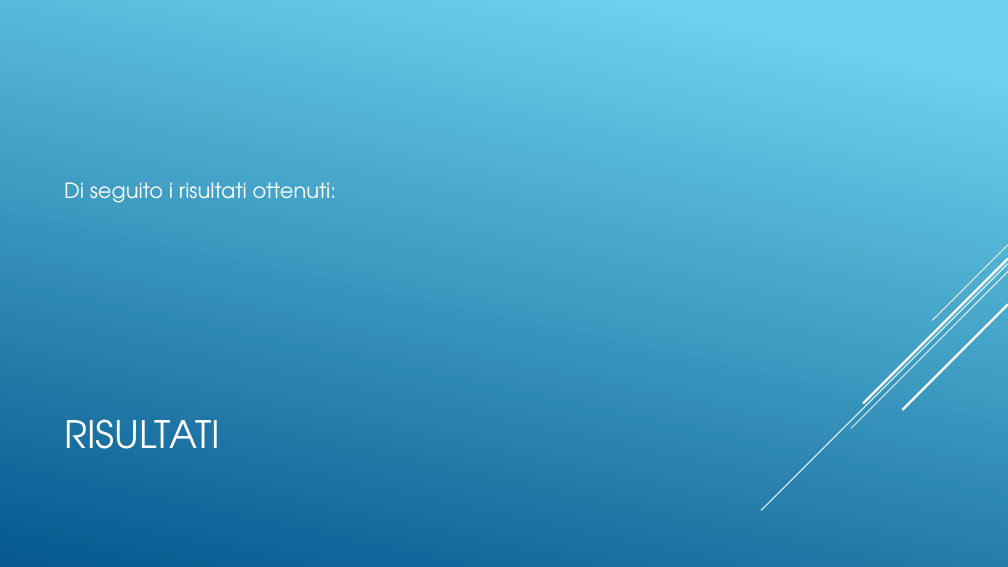
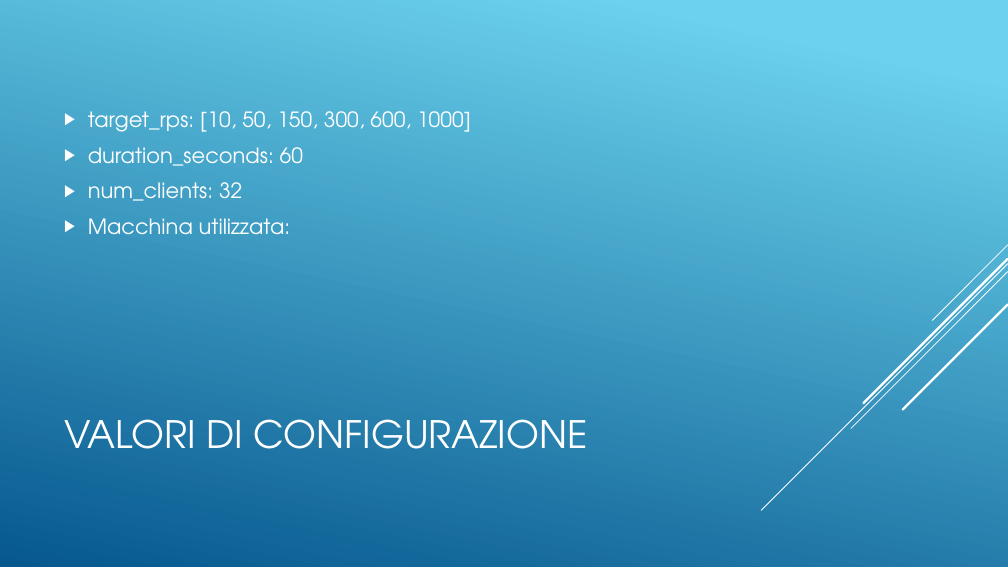
Before and after one commit to Bognanni/gsasrec-py-rust, a slide deck: slide 20 of Gsasrec.pptx. Drawn at 1008x567 pixels with LibreOffice and Linux fonts; fonts in the diff are those of the drawing. Boxes give left, top, right and bottom in pixels: in the first picture for what was removed or moved away, otherwise in the second. Text is boxed around its words. In the diff, an @@ line names an element or a change of style, - is before the commit and + after.

Commit message:
Update: new values for the config for the load test

```diff
--- a/Gsasrec.pptx
+++ b/Gsasrec.pptx
@@ text at [88, 111, 471, 235]: text changed @@
-Di seguito i risultati ottenuti:
+▶ target_rps: [10, 50, 150, 300, 600, 1000]
+▶ duration_seconds: 60
+▶ num_clients: 32
+▶ Macchina utilizzata:
@@ title at [64, 419, 587, 449]: text changed @@
-RISULTATI
+VALORI DI CONFIGURAZIONE
```
Also in this commit, not shown: 1 other slide changed, 1 other file.
